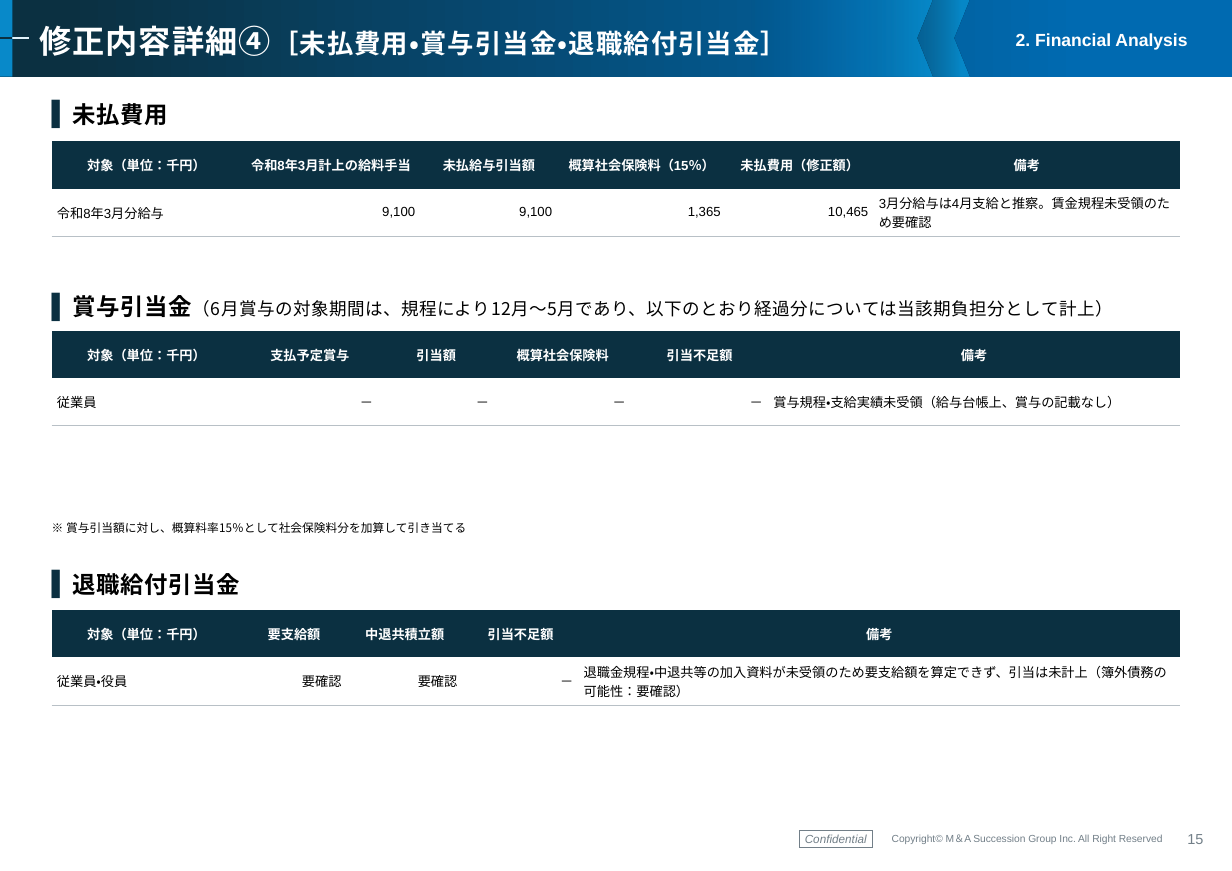
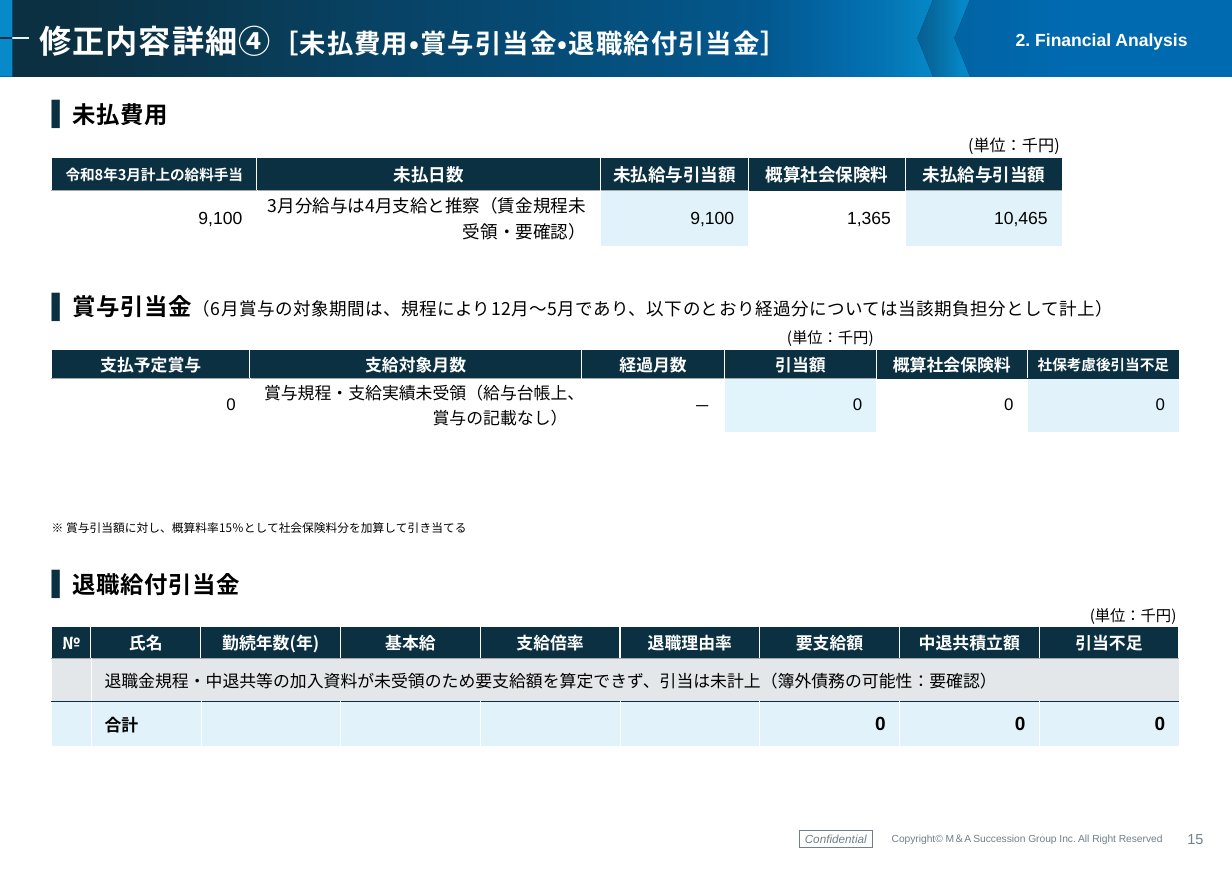
Before and after one commit to keisuketagaito/github-1st, a slide deck: slide 15 of ウエスト・シークル株式会社/ウエスト・シークル株式会社御中_企業評価書_261013.pptx. Drawn at 1232x871 pixels with LibreOffice and Linux fonts; fonts in the diff are those of the drawing; background and template pictures are left out. Boxes give left, top, right and bottom in pixels: in the first picture for what was removed or moved away, otherwise in the second. Text is boxed around its words. In the diff, an @@ line names an element or a change of style, - is before the commit and + after.

```diff
--- a/ウエスト・シークル株式会社/ウエスト・シークル株式会社御中_企業評価書_261013.pptx
+++ b/ウエスト・シークル株式会社/ウエスト・シークル株式会社御中_企業評価書_261013.pptx
@@ table at [52,132,1063,246] @@
-対象（単位：千円） | 令和8年3月計上の給料手当 | 未払給与引当額 | 概算社会保険料（15％） | 未払費用（修正額） | 備考
-令和8年3月分給与 | 9,100 | 9,100 | 1,365 | 10,465 | 3月分給与は4月支給と推察。賃金規程未受領のため要確認
+ |  |  |  | (単位：千円)
+令和8年3月計上の給料手当 | 未払日数 | 未払給与引当額 | 概算社会保険料 | 未払給与引当額
+9,100 | 3月分給与は4月支給と推察（賃金規程未受領・要確認） | 9,100 | 1,365 | 10,465
@@ table: place and size @@
-table at [52,141,1180,236]
+table at [52,132,1063,246]
@@ table at [52,325,1180,432] @@
-row 1: 対象（単位：千円） | 支払予定賞与 | 引当額 | 概算社会保険料 | 引当不足額 | 備考
-row 2: 従業員 | － | － | － | － | 賞与規程・支給実績未受領（給与台帳上、賞与の記載なし）
+row 1:  |  |  | (単位：千円) |  | 
+row 2: 支払予定賞与 | 支給対象月数 | 経過月数 | 引当額 | 概算社会保険料 | 社保考慮後引当不足
+row 3: 0 | 賞与規程・支給実績未受領（給与台帳上、賞与の記載なし） | － | 0 | 0 | 0
@@ table: place and size @@
-table at [52,331,1180,426]
+table at [52,325,1180,432]
@@ table at [52,603,1181,746] @@
-対象（単位：千円） | 要支給額 | 中退共積立額 | 引当不足額 | 備考
-従業員・役員 | 要確認 | 要確認 | － | 退職金規程・中退共等の加入資料が未受領のため要支給額を算定できず、引当は未計上（簿外債務の可能性：要確認）
+ |  |  |  |  |  |  |  | (単位：千円)
+№ | 氏名 | 勤続年数(年) | 基本給 | 支給倍率 | 退職理由率 | 要支給額 | 中退共積立額 | 引当不足
+ | 退職金規程・中退共等の加入資料が未受領のため要支給額を算定できず、引当は未計上（簿外債務の可能性：要確認） |  |  |  |  |  |  | 
+ | 合計 |  |  |  |  | 0 | 0 | 0
@@ table: place and size @@
-table at [52,610,1180,705]
+table at [52,603,1181,746]
```
Also in this commit, not shown: 15 other slides changed, 2 other files.
